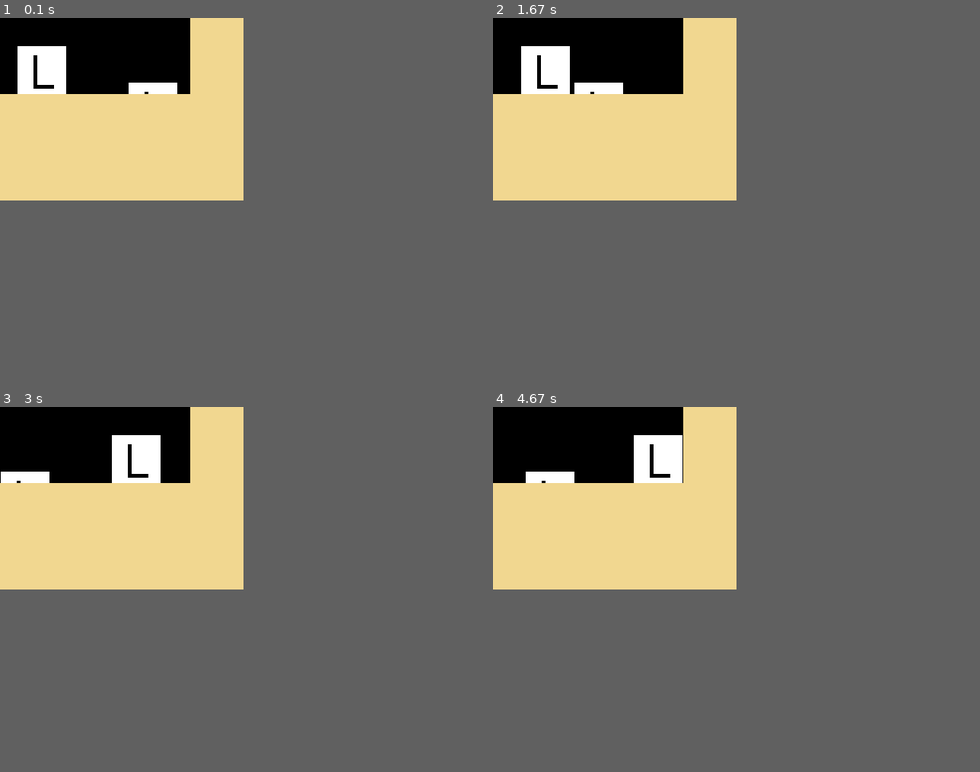
Above: before the commit, frames 1-4 (two rows, left to right).
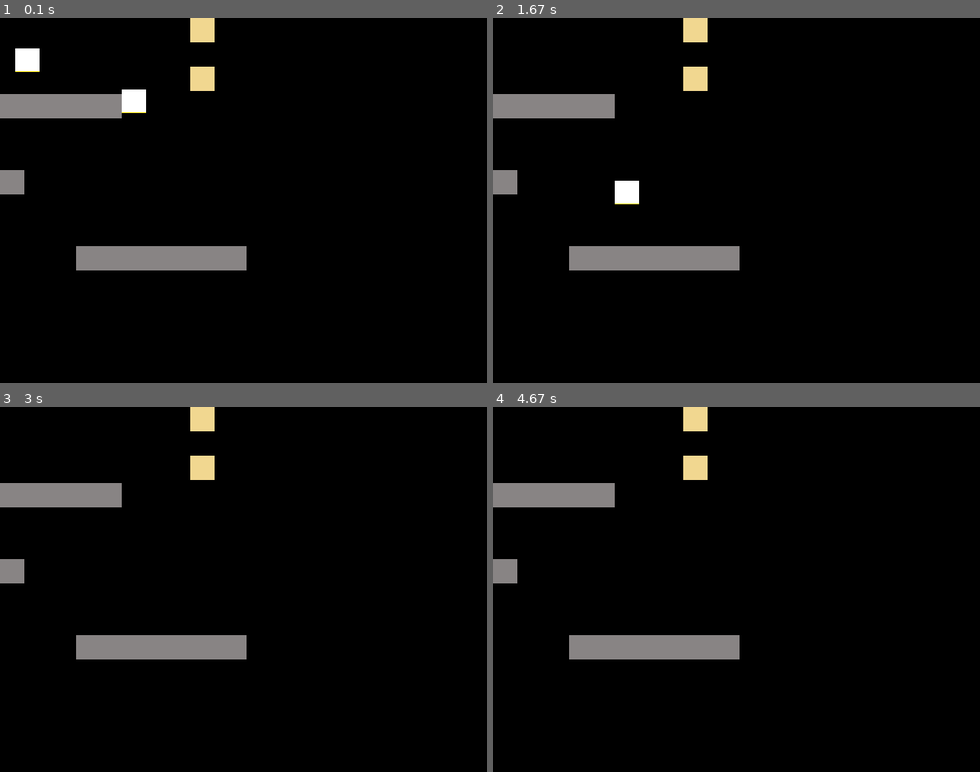
Above: after the commit, the same moments.

Repository: tmakowski/lemmings
Game: pygame game, started from pygame_test.py
The game is run twice, just before and just after one commit, with the same random seed, the same clock (stepped at 60 frames per second) and the same inputs.
Inputs:
- Up to frame 1 (0.1 s): no input
- Up to frame 2 (1.67 s): no input
- Up to frame 3 (3 s): no input
- Up to frame 4 (4.67 s): no input
The window is 320x240 before the commit and 640x480 after it. Grey fills any space a smaller window leaves; there, only what the larger window draws over its background counts as a difference.

The runs differ from the first frame. In frame 1, 20% of the frame differs, in the area x 0-51%, y 0-70%; in frame 2, 20%; in frame 3, 20%; in frame 4, 20%.

Commit message:
scaling of lemmings and objects, death "animation"

Diff:
--- a/classes/lemmings.py
+++ b/classes/lemmings.py
@@ -4,9 +4,7 @@
 To keep in mind: the lemmings' graphics should be 1px smaller than the image canvas. Eg. 9x9 px lemming on 10x10 px image
 """
 import pygame
-
-BLOCK_SIZE = 1
-LEMMING_FALL_THRESHOLD = 60
+from global_variables import *
 
 
 class Lemming:
@@ -18,7 +16,9 @@
         Creates new lemming at position (x, y) counting from top left corner of the map.
         """
         # Assigning the image to the lemming
-        self.image = pygame.image.load("graphics/lemming.png").convert()
+        self.image = pygame.transform.scale(
+                        pygame.image.load("graphics/lemming2.png").convert(),
+                        (BLOCK_SIZE, BLOCK_SIZE))
 
         # Creating pygame rect object based on image provided above
         self.rect = self.image.get_rect(x=position_x, y=position_y)
@@ -37,12 +37,13 @@
         """
         Lemming destructor... or lemming killer? Whatever. You get the point.
         """
-        # Deleting all lemming's parameters
-        # del self.image
-        # del self.rect
-        # del self.dirX
-        # del self.dirY
-        # del self.fall
+        self.image = pygame.transform.scale(
+                        pygame.image.load("graphics/lemming_dead.png").convert(),
+                        (BLOCK_SIZE, BLOCK_SIZE))
+
+        # Stopping the lemming's movment
+        self.dirX = 0
+        self.dirY = 0
 
         # Delivering the sad news:
         self.dead = 1
@@ -52,15 +53,12 @@
         """
         Function used to move lemmings in their current movement direction.
         """
-        # Importing the information about block sze
-        global BLOCK_SIZE
-
         if self.dirY == 0:
             # Moving the lemming in it is current X-axis direction by the block size
-            self.rect.x += self.dirX * BLOCK_SIZE
+            self.rect.x += self.dirX
         else:
             # Moving the lemming down if it is falling and counting how many block it have fell down
-            self.rect.y += self.dirY*BLOCK_SIZE
+            self.rect.y += self.dirY
             self.fall += self.dirY
         return self
 
--- a/classes/objects.py
+++ b/classes/objects.py
@@ -1,13 +1,20 @@
 import pygame
+from global_variables import *
 
 
 class Wall:
     def __init__(self, position_x, position_y):
-        self.image = pygame.image.load("graphics/wall.png").convert()
+        self.image = pygame.transform.scale(
+                        pygame.image.load("graphics/wall.png").convert(),
+                        (BLOCK_SIZE, BLOCK_SIZE))
         self.rect = self.image.get_rect(x=position_x, y=position_y)
 
 
 class Floor:
-    def __init__(self, position_x, position_y):
-        self.image = pygame.transform.rotate(pygame.image.load('graphics/wall.png').convert(), 90)
+    def __init__(self, position_x, position_y, length_x=None):
+        if length_x is None:
+            length_x = 1
+        self.image = pygame.transform.scale(
+                        pygame.image.load('graphics/floor.png').convert(),
+                        (BLOCK_SIZE*length_x, BLOCK_SIZE))
         self.rect = self.image.get_rect(x=position_x, y=position_y)
--- a/pygame_test.py
+++ b/pygame_test.py
@@ -1,4 +1,5 @@
 from classes import *
+from global_variables import *
 import sys
 import time
 # import pygame
@@ -6,14 +7,13 @@
 # Initialization
 pygame.init()
 
-# Defining size and screen
-size = width, height = 320, 240
-screen = pygame.display.set_mode(size)
+# Defining screen
+screen = pygame.display.set_mode(SIZE)
 
 # Testing only: initializing objects
 lemmings = [Lemming(20, 20), Lemming(150, 84)]
 walls = [Wall(250, 0), Wall(250, 64)]
-floors = [Floor(0, 200), Floor(100, 200), Floor(0, 200), Floor(0,100)]
+floors = [Floor(100, 300, 7), Floor(0, 200), Floor(0, 100, 5)]
 
 while True:
     for event in pygame.event.get():
@@ -24,17 +24,17 @@
 
     # Moving each lemming
     for lem in lemmings:
+        # Check if lemming is dead
+        if lem.dead > 0:
+            # If it is dead then we display it's dead version for set number of frames and remove it afterwards
+            if lem.dead > LEMMING_DEATH_FRAMES:
+                lemmings.remove(lem)
+            lem.dead += 1
+            continue
+
         lem.collision_walls(walls)
         lem.collision_floors(floors)
 
-        if lem.dead == 1:
-            lemmings.remove(lem)
-            break
-
-        ### To be removed:
-        if lem.rect.left < 0 or lem.rect.right > width:
-            lem.dirX *= -1
-        ######
         lem.move()
 
 # Drawing the frame
@@ -50,4 +50,4 @@
 
 # System stuff
     # Setting custom pause between frames
-    time.sleep(0.005)
+    time.sleep(FRAME_TIME)
Binary file added: graphics/lemming2.png
Binary file added: graphics/lemming_dead.png
